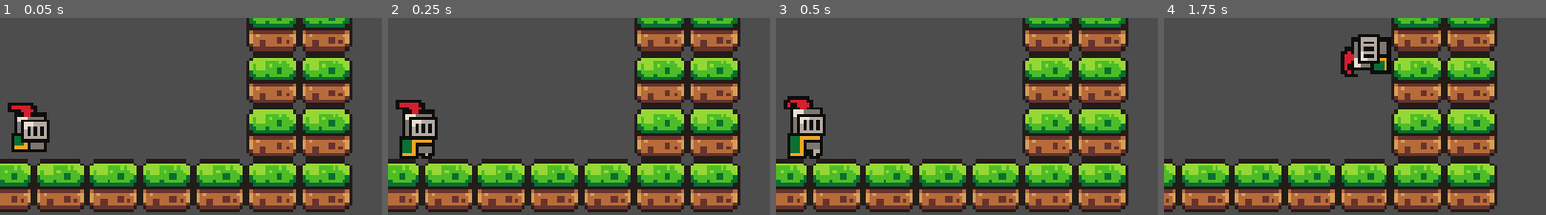
Above: before the commit, frames 1-4 (left to right).
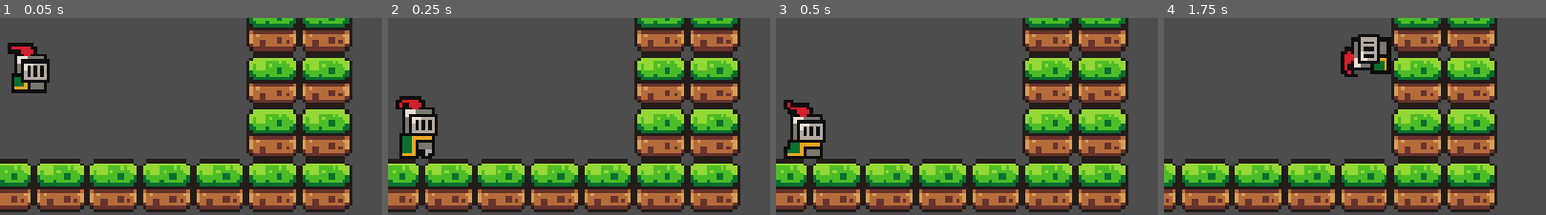
Above: after the commit, the same moments.

Repository: SiwonPark123/first-game-no-tutorial
Game: Godot game, scene res://scenes/level_1.tscn
Two runs of this game, one before a commit and one after it. Both use one fixed random seed, a clock stepped at 60 frames per second and the inputs below.
Inputs:
- Up to frame 1 (0.05 s): no input
- Up to frame 2 (0.25 s): no input
- Up to frame 3 (0.5 s): no input
- Up to frame 4 (1.75 s): hold Right (move_right) from 0.53 s (still down); tap W (jump) at 0.6, 0.77, 1.07, 1.35, 1.52 s
The pictures show only the part of the screen within x 46-96%, y 49-99%; the shares and areas given below are measured in that part.

The runs differ from the first frame. In frame 1, 4.5% of the frame differs, in the area x 2-13%, y 12-69%; in frame 2, 1.2%; in frame 3, 1.6%; in frame 4, nothing differs.

Commit message:
death works

Diff:
--- a/scenes/level_1.tscn
+++ b/scenes/level_1.tscn
@@ -222,7 +222,7 @@
 layer_0/tile_data = PackedInt32Array(196605, 0, 0, 196606, 0, 0, 196607, 0, 0, 131072, 0, 0, 131073, 0, 0, 131074, 0, 0 …(2396 unchanged characters)…
 
 [node name="Player" parent="." unique_id=785870870 instance=ExtResource("1_014kd")]
-position = Vector2(-1, 17)
+position = Vector2(-1, -1)
 
 [node name="Camera2D" type="Camera2D" parent="Player" unique_id=285673476]
 position = Vector2(0, 15)
@@ -254,11 +254,13 @@
 [node name="Slime" parent="." unique_id=35804705 instance=ExtResource("5_4nkto")]
 position = Vector2(-312, 4)
 
-[node name="Area2D" type="Area2D" parent="Slime" unique_id=2023306031]
-
-[node name="CollisionShape2D" type="CollisionShape2D" parent="Slime/Area2D" unique_id=216136911]
+[node name="SlimeKillzone" type="Area2D" parent="Slime" unique_id=2023306031]
+collision_mask = 2
+
+[node name="CollisionShape2D" type="CollisionShape2D" parent="Slime/SlimeKillzone" unique_id=216136911]
 position = Vector2(0, 6)
 shape = SubResource("RectangleShape2D_d4lbn")
 
 [connection signal="body_entered" from="WorldBoundary" to="Player" method="_on_world_boundary_body_entered"]
 [connection signal="timeout" from="RestartTimer" to="Player" method="_on_restart_timer_timeout"]
+[connection signal="body_entered" from="Slime/SlimeKillzone" to="Player" method="_on_slime_killzone_body_entered"]
--- a/scenes/player.tscn
+++ b/scenes/player.tscn
@@ -132,7 +132,7 @@
 }],
 "loop": 0,
 "name": &"death",
-"speed": 5.0
+"speed": 10.0
 }, {
 "frames": [{
 "duration": 1.0,
--- a/scripts/player.gd
+++ b/scripts/player.gd
@@ -3,6 +3,7 @@
 
 const SPEED = 150.0
 const JUMP_VELOCITY = -250.0
+var dying = false
 @onready var restart_timer: Timer = $"../RestartTimer"
 @onready var animated_sprite: AnimatedSprite2D = $AnimatedSprite2D
 
@@ -12,39 +13,49 @@
 	if not is_on_floor():
 		velocity += get_gravity() * delta
 
-	# Handle jump.
-	if Input.is_action_just_pressed("jump") and is_on_floor():
-		velocity.y = JUMP_VELOCITY
-
 	# Get the input direction and handle the movement/deceleration.
 	# As good practice, you should replace UI actions with custom gameplay actions.
-	var direction := Input.get_axis("move_left", "move_right")
-	if is_on_floor():
-		if direction < 0:
-			animated_sprite.play("run")
-			animated_sprite.flip_h = true
-		elif direction > 0:
-			animated_sprite.play("run")
-			animated_sprite.flip_h = false
+
+	if !dying:
+		# Handle jump.
+		if Input.is_action_just_pressed("jump") and is_on_floor():
+			velocity.y = JUMP_VELOCITY
+		var direction := Input.get_axis("move_left", "move_right")
+		if is_on_floor():
+			if direction < 0:
+				animated_sprite.play("run")
+				animated_sprite.flip_h = true
+			elif direction > 0:
+				animated_sprite.play("run")
+				animated_sprite.flip_h = false
+			else:
+				animated_sprite.play("idle")
 		else:
-			animated_sprite.play("idle")
-	else:
-		animated_sprite.play("jump")
+			animated_sprite.play("jump")
+		if direction:
+			velocity.x = direction * SPEED
+		else:
+			velocity.x = move_toward(velocity.x, 0, SPEED)
 
-	if direction:
-		velocity.x = direction * SPEED
-	else:
-		velocity.x = move_toward(velocity.x, 0, SPEED)
-
-	move_and_slide()
+		move_and_slide()
 
 
 
 func _on_world_boundary_body_entered(body: Node2D) -> void:
-	Engine.time_scale = 0.5
-	restart_timer.start()
+	die()
 
 
 func _on_restart_timer_timeout() -> void:
+	dying = false
 	get_tree().reload_current_scene()
 	Engine.time_scale = 1
+
+
+func _on_slime_killzone_body_entered(body: Node2D) -> void:
+	die()
+
+func die():
+	dying = true
+	animated_sprite.play("death")
+	Engine.time_scale = 0.5
+	restart_timer.start()
Not shown, added: scenes/level_1.tscn569613664.tmp
